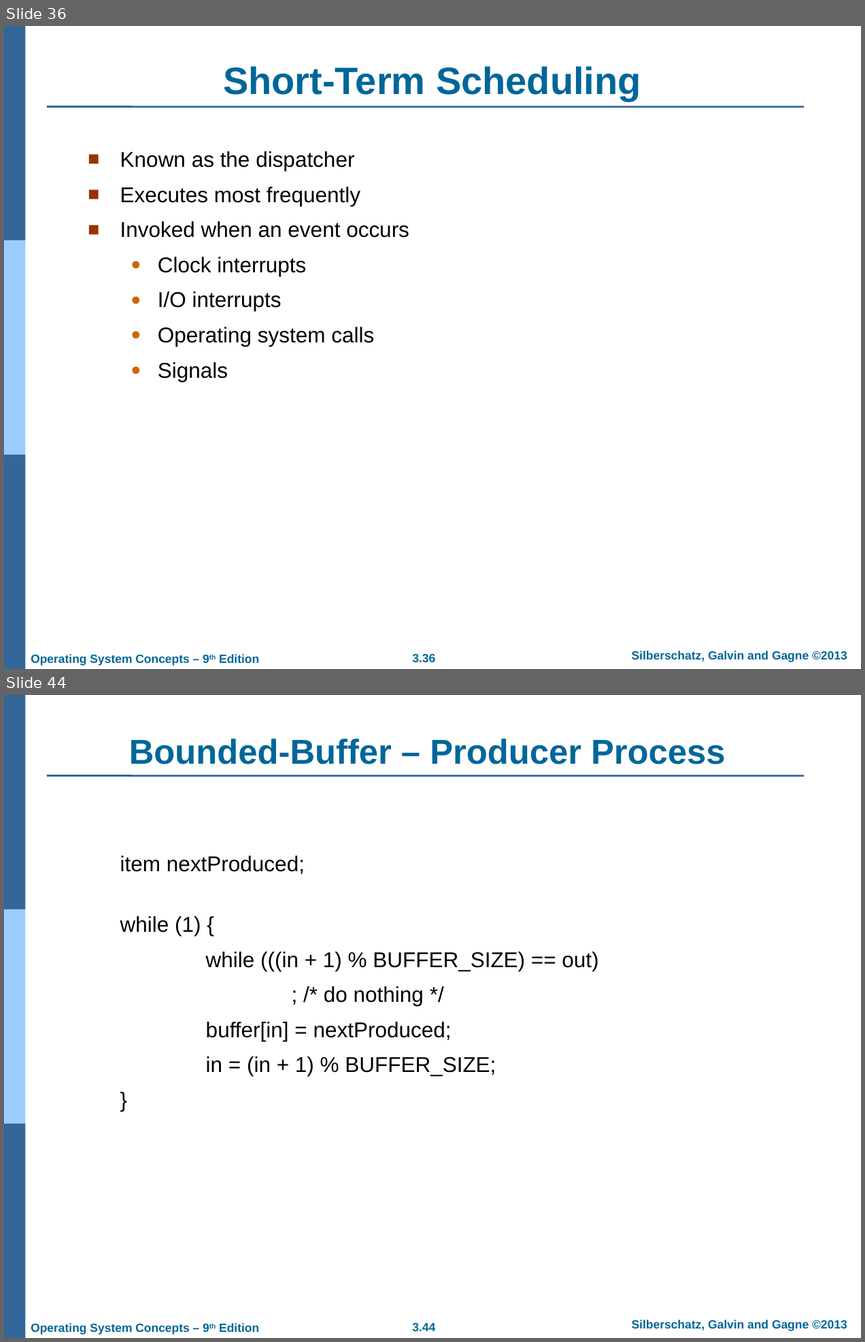
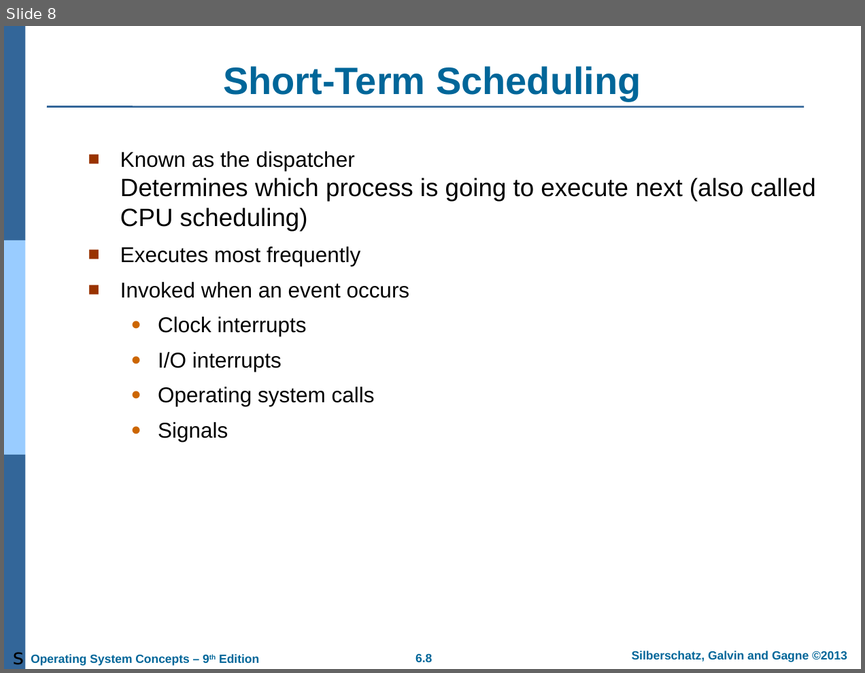
Before and after one commit to qasim2020/givezakat, a slide deck: static/AOS/Chapter 3.ppt. Shown one above the other, each under a label of ours: slides 36 and 44 before the commit, slide 8 after it; the slides between them are not shown. The pictures are 865x1342 and 865x673 pixels, drawn with LibreOffice and Linux fonts; fonts in the diff are those of the drawing; background and template pictures are left out. Boxes give left, top, right and bottom in pixels: in the first picture for what was removed or moved away, otherwise in the second. Text is boxed around its words. In the diff, an @@ line names an element or a change of style, - is before the commit and + after.

```diff
--- a/static/AOS/Chapter 3.ppt
+++ b/static/AOS/Chapter 3.ppt
@@ slide 44 removed at box(4, 695, 861, 1338), background #FFFFFF; not listed: 7 template elements that a slide beside it also shows @@
@@ title removed at box(129, 739, 725, 764) @@
-Bounded-Buffer – Producer Process
@@ text removed at box(120, 855, 598, 1076) @@
-item nextProduced;
-while (1) {
-while (((in + 1) % BUFFER_SIZE) == out)
-; /* do nothing */
-buffer[in] = nextProduced;
-in = (in + 1) % BUFFER_SIZE;
-}
@@ what was slide 36 is now slide 8 @@
@@ slide 8 changed as well @@
@@ text at box(120, 151, 816, 231): text changed; size 18 to 21 pt @@
-■ Known as the dispatcher
+■ Known as the dispatcher
+  Determines which process is going to execute next (also called CPU scheduling)
@@ text added at box(13, 652, 24, 665), 18 pt, text #000000 @@
+s
@@ page number at box(415, 653, 432, 662): text changed @@
-3.36
+6.8
```
Also in this commit, not shown: 1 other slide changed, 41 slides added, 59 other slides removed, 12 other files.
